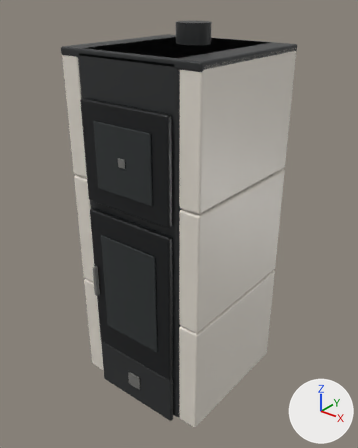
What one commit did to the glTF model STAIANO-3D/public/models/stoves/nordica-trossplus-forno-dsa16-ceram-liberty-panna.glb.
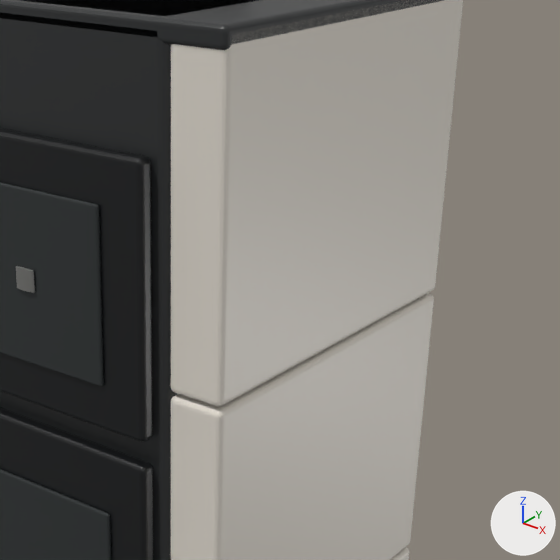
The first picture shows the older version from a 50 mm lens placed at (1.057, -1.333, 1.524), pointed at (0.006, -0.02, 0.71). The close-ups show the older and then the newer version on the part from 31% to 94% of the width and 12% to 62% of the height of that picture. Only the edits that show in the close-ups are written down. Lighting does not change. The marker at lower right points along +X, +Y and +Z. Where no turn or scale is listed for an object, it has been applied to the vertices.

Names of what the first close-up shows: 'Coperchio.006', 'Corpo.006', 'Pannello laterale.031', 'Pannello laterale.032', 'Pannello laterale.033', 'Porta.006', 'Sportello forno.001', 'Vetro forno.001', 'Vetro sportello.006' and 1 more.
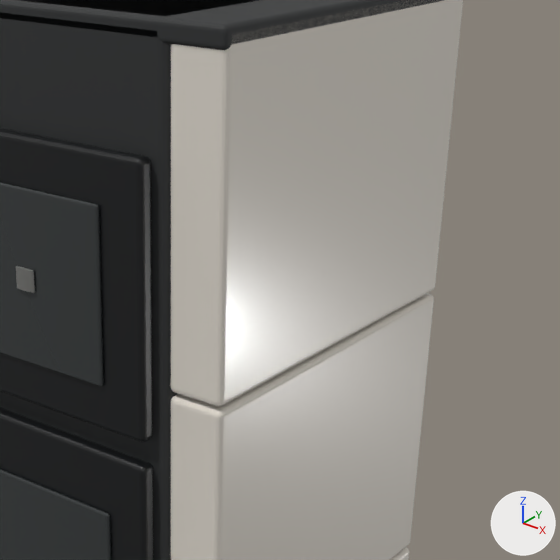
Where the change shows, as pixel boxes (x1, y1, x2, y2) in the close-ups (560 x 560 px):
'Pannello laterale.033', surface changed: (173, 224, 354, 403) in both

The change, as a diff of the scene's bpy script:
```diff
--- a/STAIANO-3D/public/models/stoves/nordica-trossplus-forno-dsa16-ceram-liberty-panna.glb.py
+++ b/STAIANO-3D/public/models/stoves/nordica-trossplus-forno-dsa16-ceram-liberty-panna.glb.py
@@ mat_rivestimento_nordica_gemma_forno165_ceramica @@
 mat_rivestimento_nordica_gemma_forno165_ceramica.base_color = (0.8, 0.75, 0.67)  # white #e7e1d6
-mat_rivestimento_nordica_gemma_forno165_ceramica.roughness = 0.4
+mat_rivestimento_nordica_gemma_forno165_ceramica.roughness = 0.24
```
